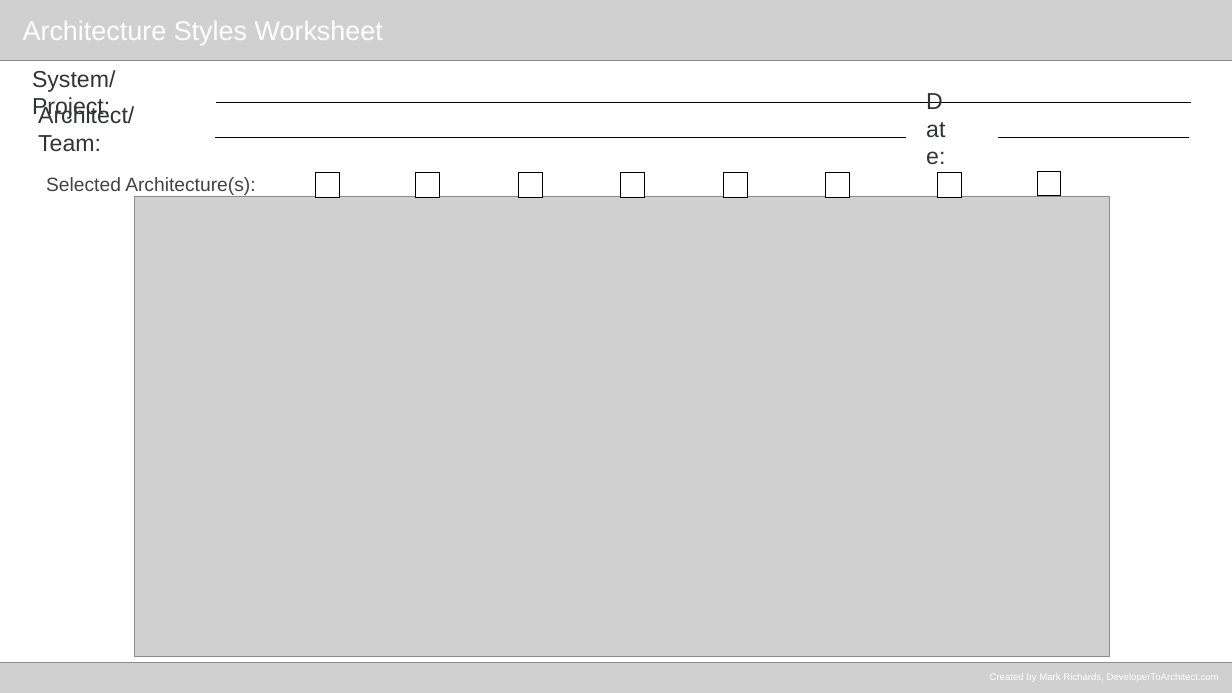
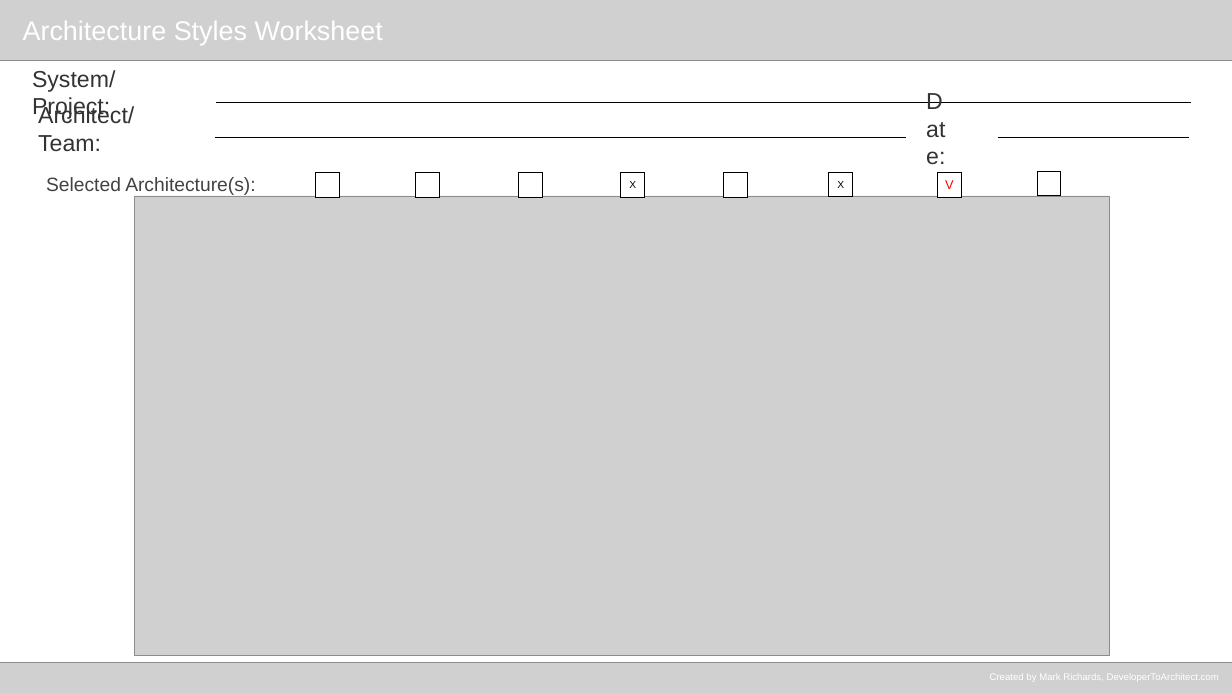
Before and after one commit to EquiVisionaries/EquiVisionaries, a slide deck: slide 1 of docs/architecture-styles-worksheet.pptx. Drawn at 1232x693 pixels with LibreOffice and Linux fonts; fonts in the diff are those of the drawing; grey boxes stand for pictures. Boxes give left, top, right and bottom in pixels: in the first picture for what was removed or moved away, otherwise in the second. Text is boxed around its words. In the diff, an @@ line names an element or a change of style, - is before the commit and + after.

```diff
--- a/docs/architecture-styles-worksheet.pptx
+++ b/docs/architecture-styles-worksheet.pptx
@@ rectangle removed at box(825, 173, 850, 197) @@
@@ rectangle added at box(829, 172, 853, 196), fill #FFFFFF, outline #000000 1 pt, 16 pt, text #000000 @@
+X
@@ text in rectangle at box(629, 181, 636, 188): text added @@
+X
@@ text in rectangle at box(945, 180, 954, 189): text added @@
+V
```
Also in this commit, not shown: 2 other files.
